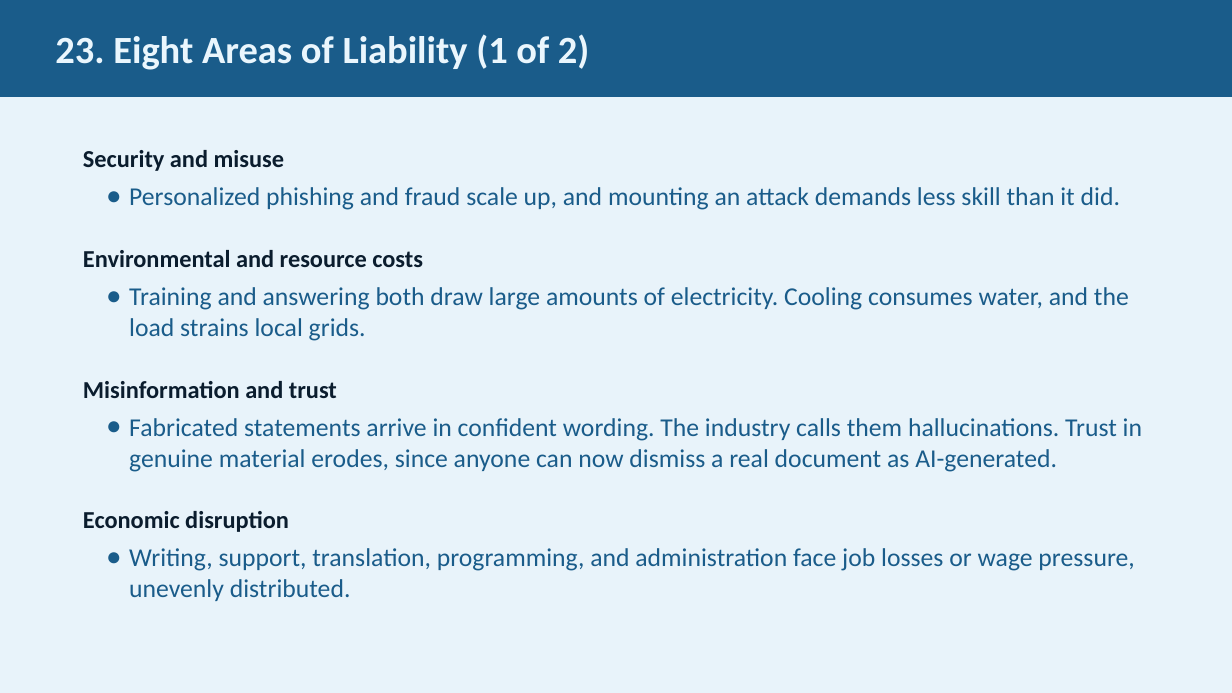
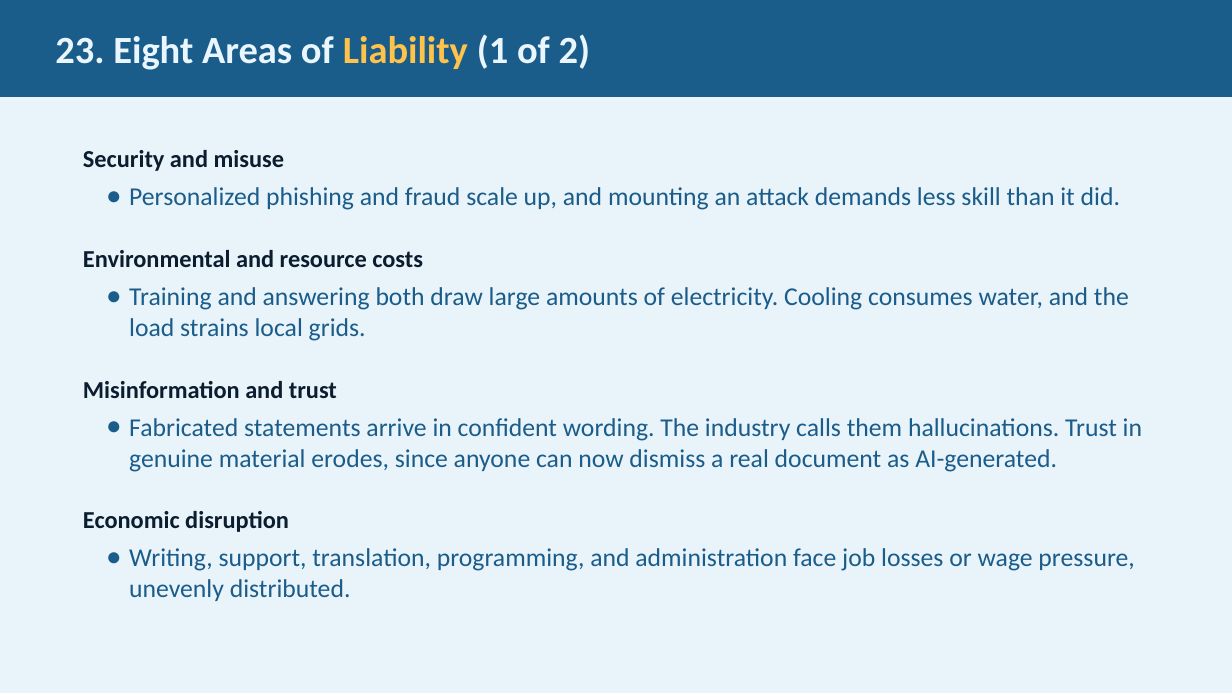
Before and after one commit to JimFawcett/NewSite, a slide deck: slide 23 of AI Presentation 2026/AI_Presentation.pptx. Drawn at 1232x693 pixels with LibreOffice and Linux fonts; fonts in the diff are those of the drawing. Boxes give left, top, right and bottom in pixels: in the first picture for what was removed or moved away, otherwise in the second. Text is boxed around its words. In the diff, an @@ line names an element or a change of style, - is before the commit and + after.

```diff
--- a/AI Presentation 2026/AI_Presentation.pptx
+++ b/AI Presentation 2026/AI_Presentation.pptx
@@ rectangle "23. Eight Areas of Liability ..." at [0, 0, 1232, 97]: text colour #EAF6FD to #FFC24B in "Liability" @@
```
Also in this commit, not shown: 14 other slides changed, 1 other file.
